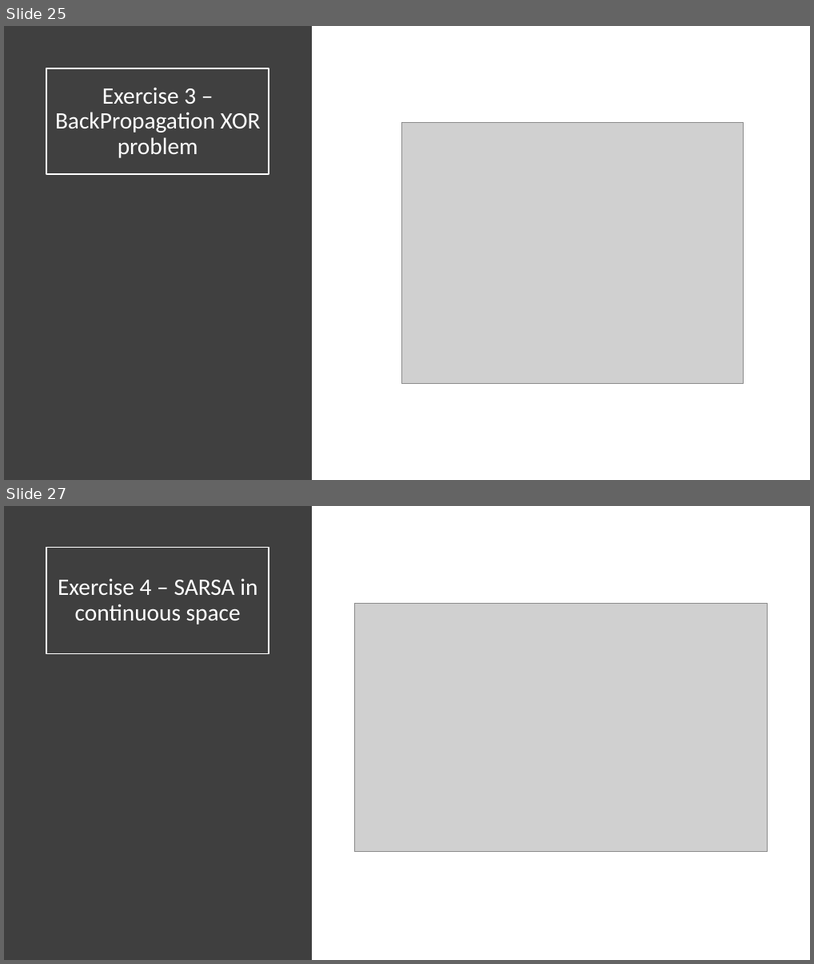
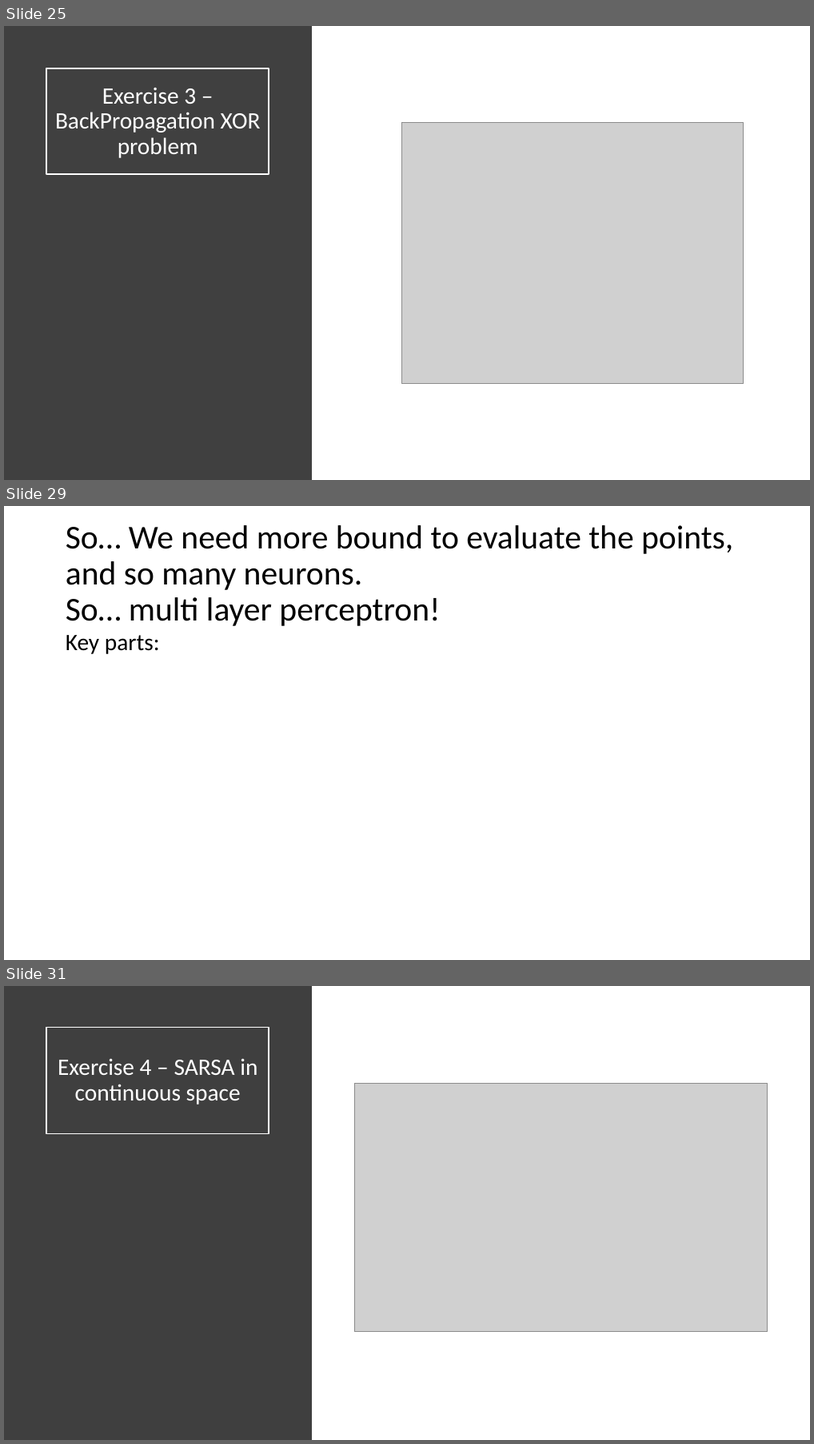
Before and after one commit to mpiffari/ReinforcementLearning2019, a slide deck: Presentation/SDU_SummerSchool_Presentation.pptx. Shown one above the other, each under a label of ours: slides 25 and 27 before the commit, slides 25, 29 and 31 after it; the slides between them are not shown. The pictures are 814x964 and 814x1444 pixels, drawn with LibreOffice and Linux fonts; fonts in the diff are those of the drawing; grey boxes stand for pictures. Boxes give left, top, right and bottom in pixels: in the first picture for what was removed or moved away, otherwise in the second. Text is boxed around its words. In the diff, an @@ line names an element or a change of style, - is before the commit and + after.

```diff
--- a/Presentation/SDU_SummerSchool_Presentation.pptx
+++ b/Presentation/SDU_SummerSchool_Presentation.pptx
@@ slide 29 added at (4, 506, 810, 960), background #FFFFFF @@
@@ title added at (66, 525, 734, 626), 39.6 pt, text #000000 @@
+So… We need more bound to evaluate the points, and so many neurons.
+So… multi layer perceptron!
@@ text added at (66, 635, 160, 654), 28 pt, text #000000 @@
+Key parts:
@@ what was slide 27 is now slide 31 @@
```
Also in this commit, not shown: 1 slide changed, 3 other slides added, 10 other files.
